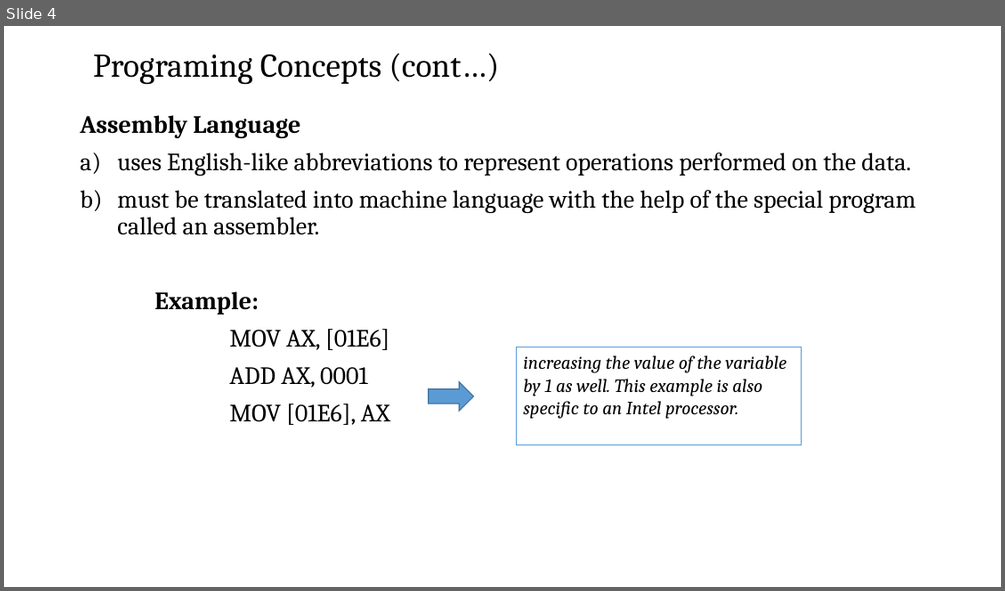
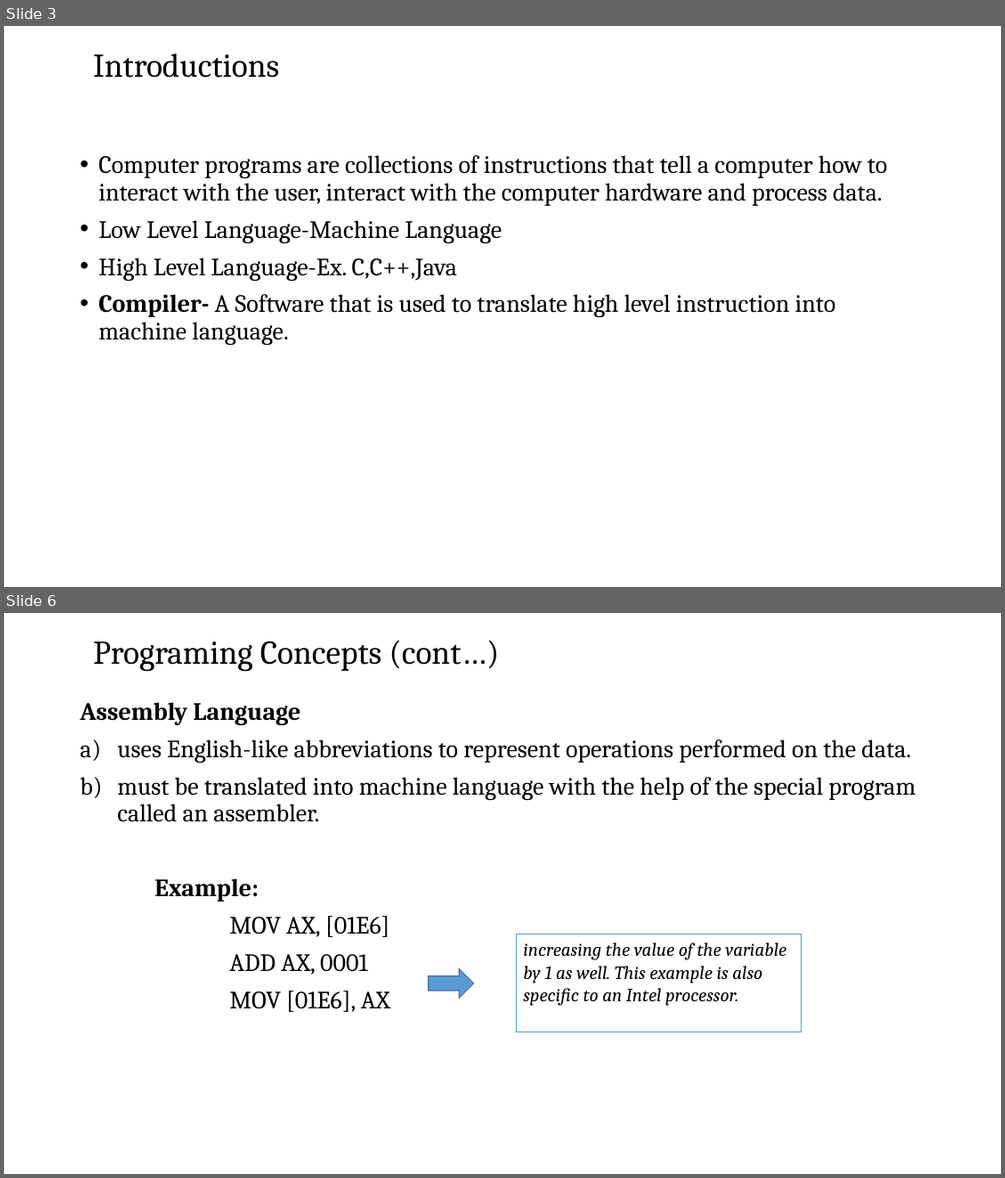
Before and after one commit to josiahkeaton/Training-Materials, a slide deck: Software Testing/Fundamentals of Computer & OS Concepts/Fundamentals of Computing session 6.pptx. Shown one above the other, each under a label of ours: slide 4 before the commit, slides 3 and 6 after it; the slides between them are not shown. The pictures are 1005x591 and 1005x1178 pixels, drawn with LibreOffice and Linux fonts; fonts in the diff are those of the drawing; background and template pictures are left out. Boxes give left, top, right and bottom in pixels: in the first picture for what was removed or moved away, otherwise in the second. Text is boxed around its words. In the diff, an @@ line names an element or a change of style, - is before the commit and + after.

```diff
--- a/Software Testing/Fundamentals of Computer & OS Concepts/Fundamentals of Computing session 6.pptx
+++ b/Software Testing/Fundamentals of Computer & OS Concepts/Fundamentals of Computing session 6.pptx
@@ slide 3 added at [4, 26, 1001, 587], background picture (left out) @@
@@ title added at [93, 54, 279, 78], 32 pt, text #000000 @@
+Introductions
@@ text added at [98, 155, 887, 345], 24 pt, text #000000 @@
+• Computer programs are collections of instructions that tell a computer how to interact with the user, interact with the computer hardware and process data.
+• Low Level Language-Machine Language
+• High Level Language-Ex. C,C++,Java
+• Compiler- A Software that is used to translate high level instruction into machine language.
@@ what was slide 4 is now slide 6 @@
```
Also in this commit, not shown: 3 slides changed, 17 other slides added, 1 slide removed.
